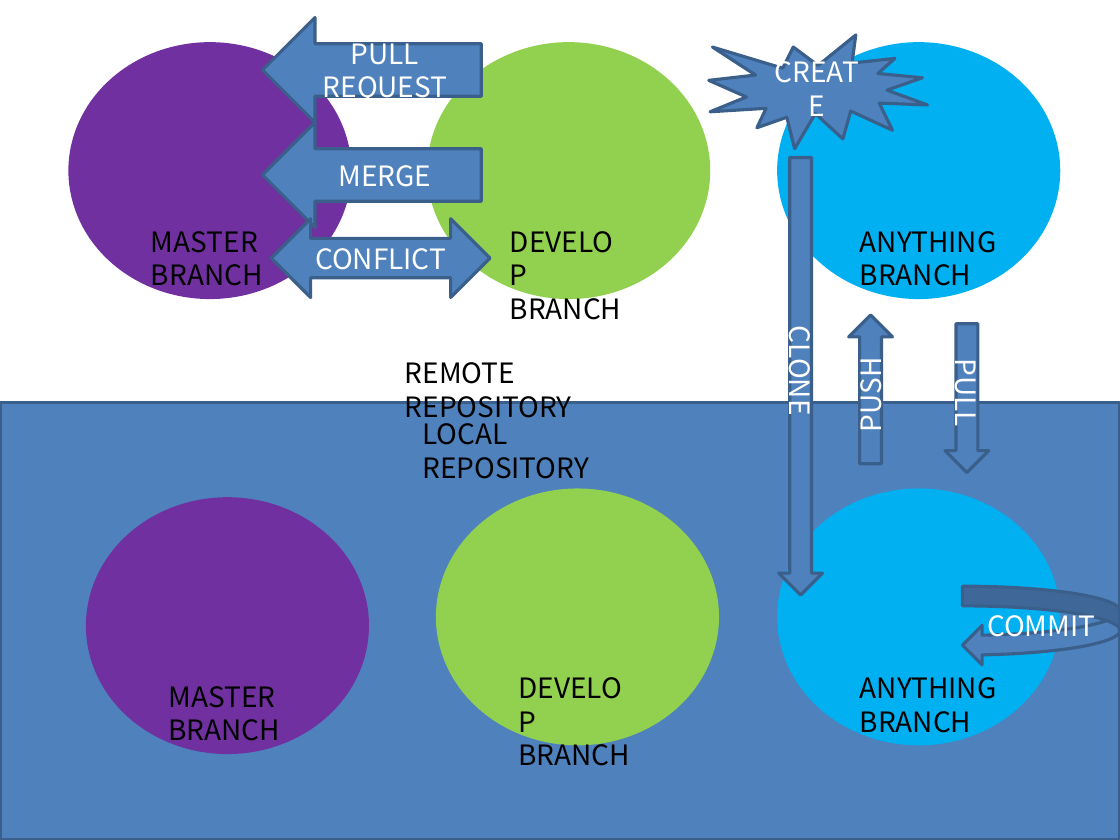
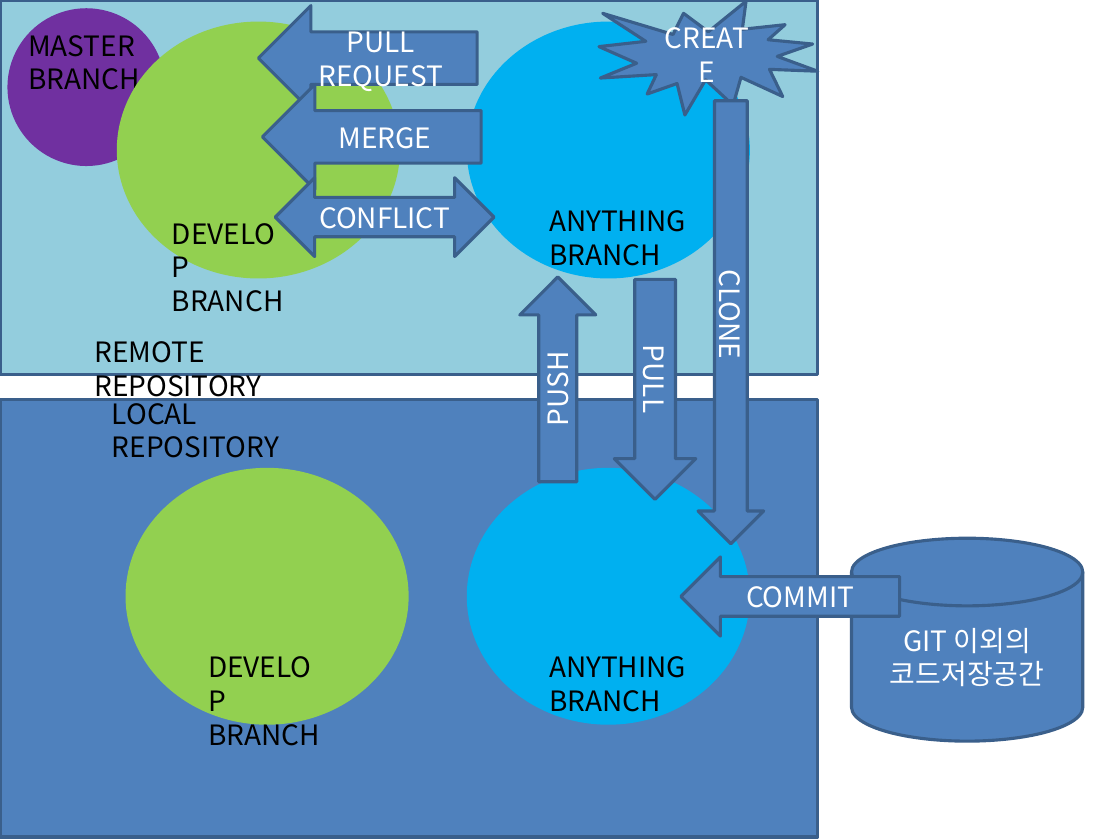
Before and after one commit to son1004007/son1004007.github.io, a slide deck: slide 1 of git_용어.pptx. Drawn at 1120x840 pixels with LibreOffice and Linux fonts; fonts in the diff are those of the drawing. Boxes give left, top, right and bottom in pixels: in the first picture for what was removed or moved away, otherwise in the second. Text is boxed around its words. In the diff, an @@ line names an element or a change of style, - is before the commit and + after.

```diff
--- a/git_용어.pptx
+++ b/git_용어.pptx
@@ rectangle added at (0,0,818,374), fill #93CDDD, outline #3A5F8C 2 pt @@
@@ ellipse: place and size @@
-ellipse at (69,44,349,298)
+ellipse at (9,10,164,165)
@@ text "MASTER" rewrapped from (151,231,263,293) to (28,28,140,97) @@
@@ left arrow "PULL REQUEST": place and size @@
-left arrow "PULL REQUEST" at (262,18,480,123)
+left arrow "PULL REQUEST" at (259,6,477,111)
@@ irregular seal "CREATE": place and size @@
-irregular seal "CREATE" at (709,35,927,149)
+irregular seal "CREATE" at (599,1,818,115)
@@ left arrow "MERGE": place and size @@
-left arrow "MERGE" at (262,122,480,227)
+left arrow "MERGE" at (262,84,480,189)
@@ right arrow "CLONE": place and size @@
-right arrow "CLONE" at (780,157,823,595)
+right arrow "CLONE" at (698,100,764,544)
@@ left right arrow "CONFLICT": place and size @@
-left right arrow "CONFLICT" at (271,218,489,297)
+left right arrow "CONFLICT" at (276,178,494,256)
@@ text "DEVELOP" rewrapped from (510,291,622,320) to (172,290,284,312) @@
@@ right arrow "PUSH": place and size @@
-right arrow "PUSH" at (849,315,893,464)
+right arrow "PUSH" at (520,277,596,482)
@@ right arrow "PULL": place and size @@
-right arrow "PULL" at (945,324,989,473)
+right arrow "PULL" at (614,279,696,499)
@@ rectangle: place and size @@
-rectangle at (0,402,1120,840)
+rectangle at (0,400,818,838)
@@ 5 texts, 4 ellipses: place and size @@
-5 texts, 4 ellipses at (405,44,1058,766)
+5 texts, 4 ellipses at (94,24,748,746)
@@ ellipse removed at (87,498,367,753) @@
@@ cylinder added at (851,539,1082,741), fill #4F81BD, outline #3A5F8C 2 pt, 18 pt, text #FFFFFF @@
+GIT 이외의
+코드저장공간
@@ left arrow "COMMIT": place and size @@
-left arrow "COMMIT" at (962,586,1120,664)
+left arrow "COMMIT" at (681,557,899,636)
@@ left arrow "COMMIT" at (681,557,899,636): curved left arrow to left arrow @@
@@ text removed at (168,686,280,748) @@
-MASTER
-BRANCH
```
